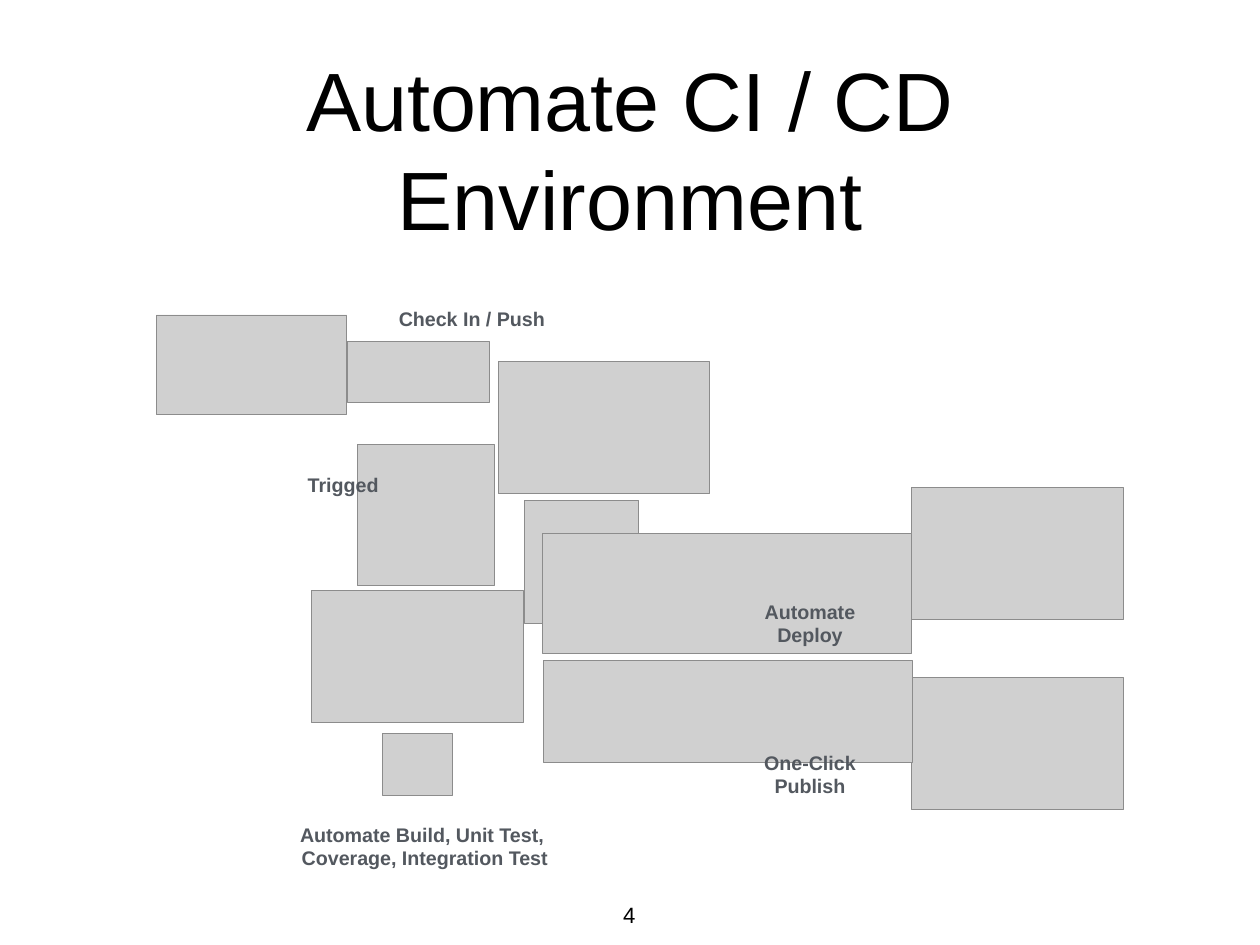
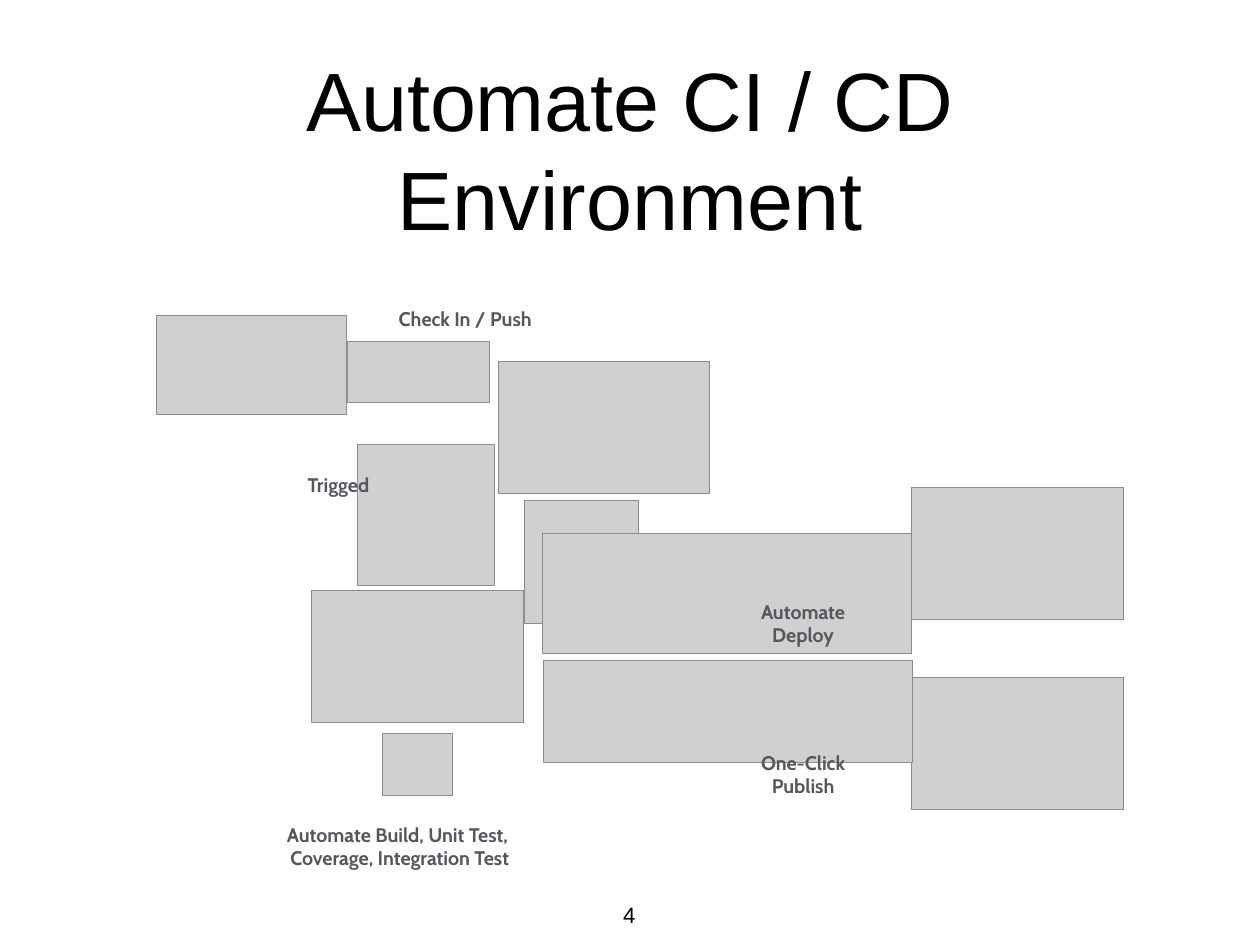
Before and after one commit to olarn/Docker-Training, a slide deck: slide 4 of Powerpoint/01.Intro-to-docker.pptx. Drawn at 1260x945 pixels with LibreOffice and Linux fonts; fonts in the diff are those of the drawing; grey boxes stand for pictures. Boxes give left, top, right and bottom in pixels: in the first picture for what was removed or moved away, otherwise in the second. Text is boxed around its words. In the diff, an @@ line names an element or a change of style, - is before the commit and + after.

```diff
--- a/Powerpoint/01.Intro-to-docker.pptx
+++ b/Powerpoint/01.Intro-to-docker.pptx
@@ font Arial to Cabin in 5 elements at <box>308,475,370,497</box>, <box>399,311,532,327</box>, <box>287,827,509,870</box>, <box>761,755,845,793</box>, <box>761,605,845,647</box> @@
@@ text "Automate Build, Unit Test, Coverage, ...": place and size @@
-text "Automate Build, Unit Test, Coverage, ..." at <box>300,827,548,869</box>
+text "Automate Build, Unit Test, Coverage, ..." at <box>287,827,509,870</box>
```
Also in this commit, not shown: 1 other slide changed, 14 other files.
